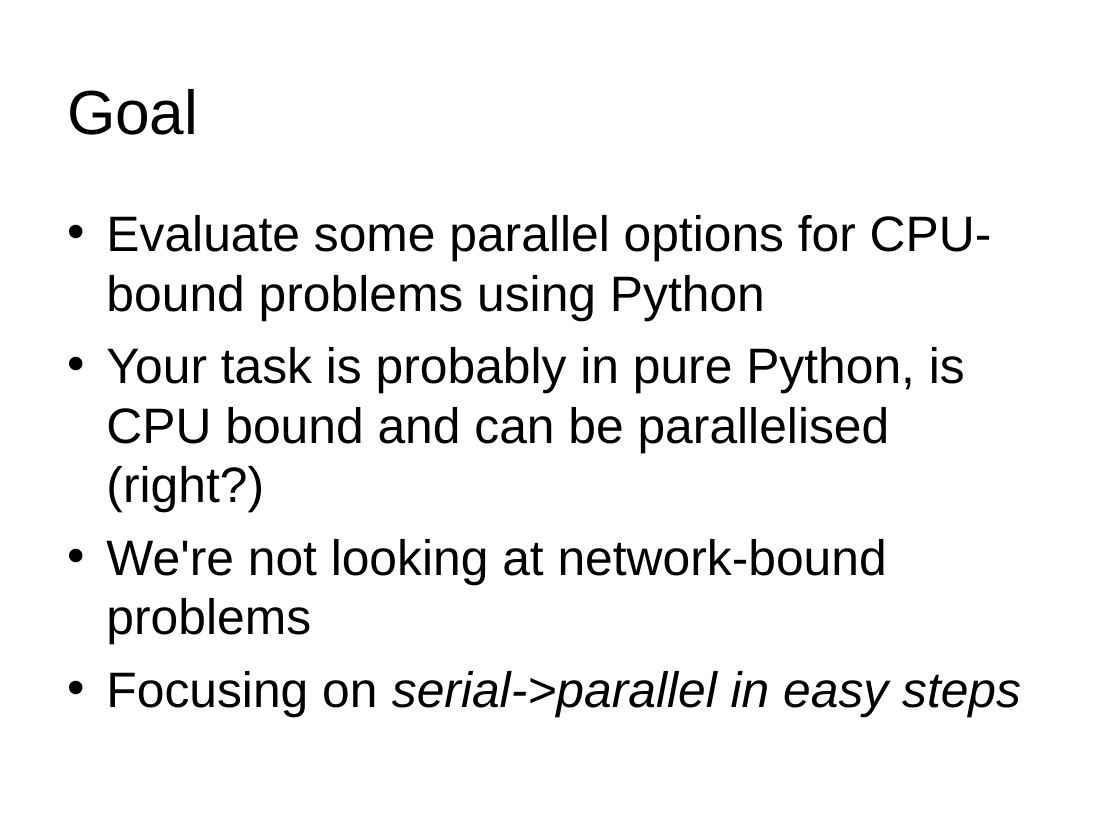
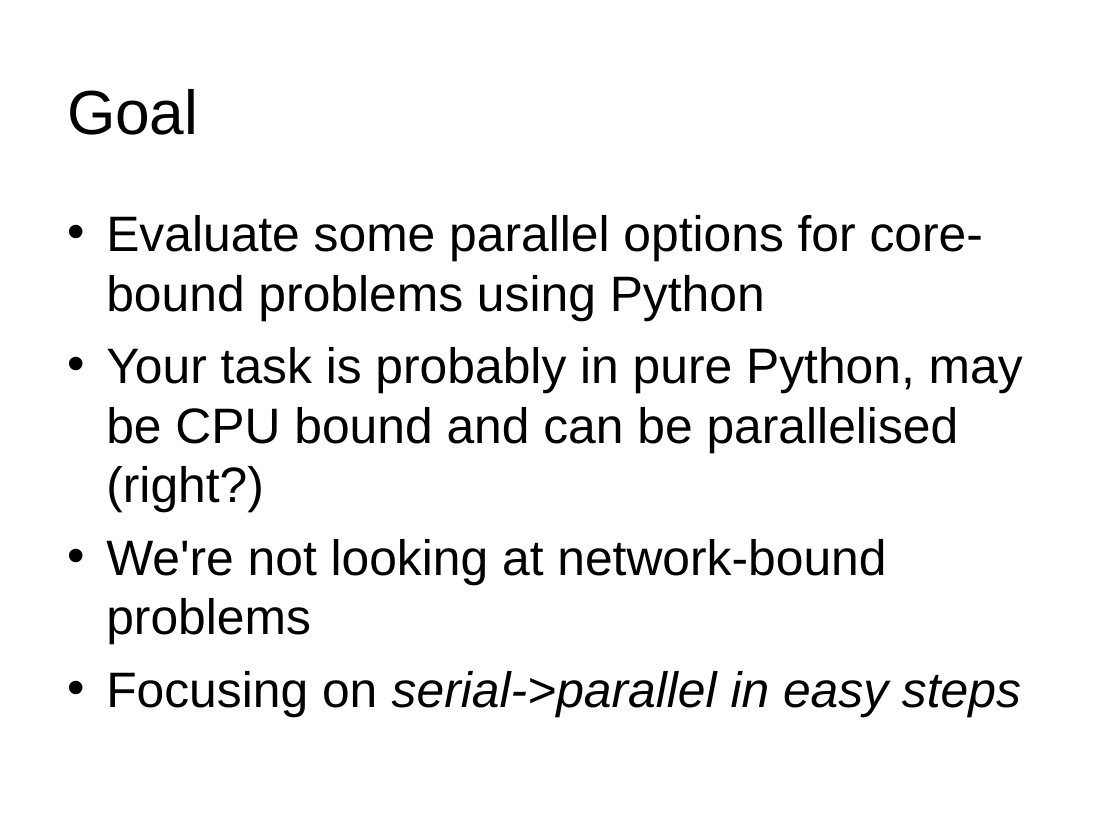
Before and after one commit to ianozsvald/ParallelPython_EuroSciPy2012, a slide deck: slide 2 of ParallelPython_EuroSciPy2012.ppt. Drawn at 1120x840 pixels with LibreOffice and Linux fonts; fonts in the diff are those of the drawing; background and template pictures are left out. Boxes give left, top, right and bottom in pixels: in the first picture for what was removed or moved away, otherwise in the second. Text is boxed around its words. In the diff, an @@ line names an element or a change of style, - is before the commit and + after.

Commit message:
update

```diff
--- a/ParallelPython_EuroSciPy2012.ppt
+++ b/ParallelPython_EuroSciPy2012.ppt
@@ text at (106,215,1023,513): text changed @@
-• Evaluate some parallel options for CPU-bound problems using Python
-• Your task is probably in pure Python, is CPU bound and can be parallelised (right?)
+• Evaluate some parallel options for core-bound problems using Python
+• Your task is probably in pure Python, may be CPU bound and can be parallelised (right?)
```
Also in this commit, not shown: 8 other slides changed, 1 slide added.
